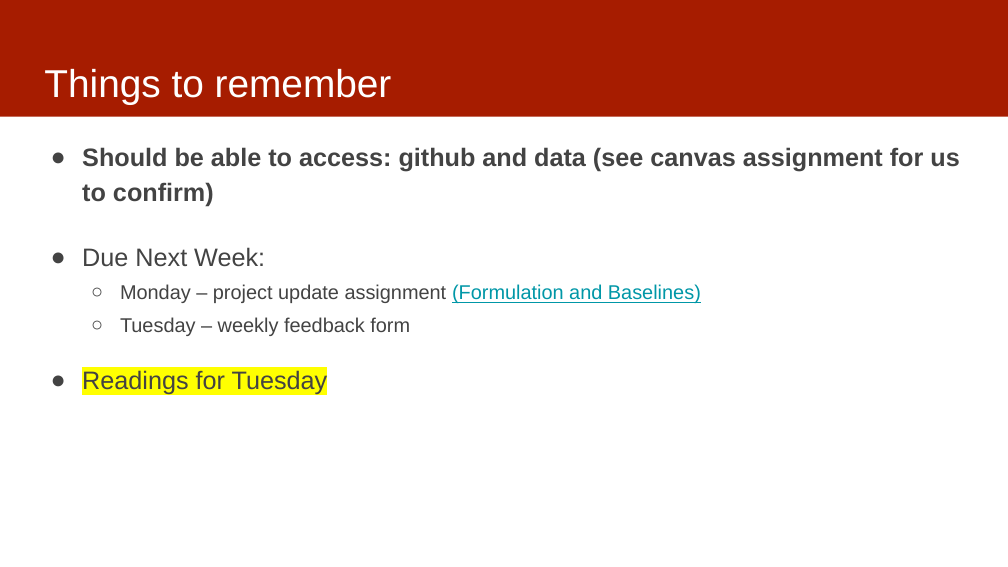
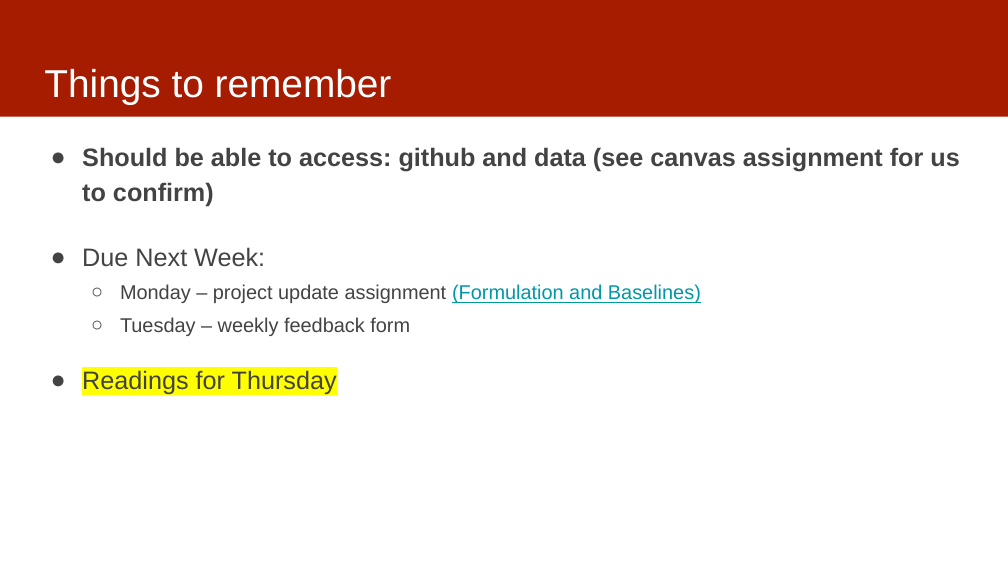
Before and after one commit to dssg/MLinPractice, a slide deck: slide 35 of Lectures/Lecture4-Formulation.pptx (slide 30 before the commit). Drawn at 1008x567 pixels with LibreOffice and Linux fonts; fonts in the diff are those of the drawing. Boxes give left, top, right and bottom in pixels: in the first picture for what was removed or moved away, otherwise in the second. Text is boxed around its words. In the diff, an @@ line names an element or a change of style, - is before the commit and + after.

```diff
--- a/Lectures/Lecture4-Formulation.pptx
+++ b/Lectures/Lecture4-Formulation.pptx
@@ text at [82, 370, 337, 394]: text changed @@
-● Readings for Tuesday
+● Readings for Thursday
```
Also in this commit, not shown: 3 other slides changed, 5 slides added, 1 other file.
